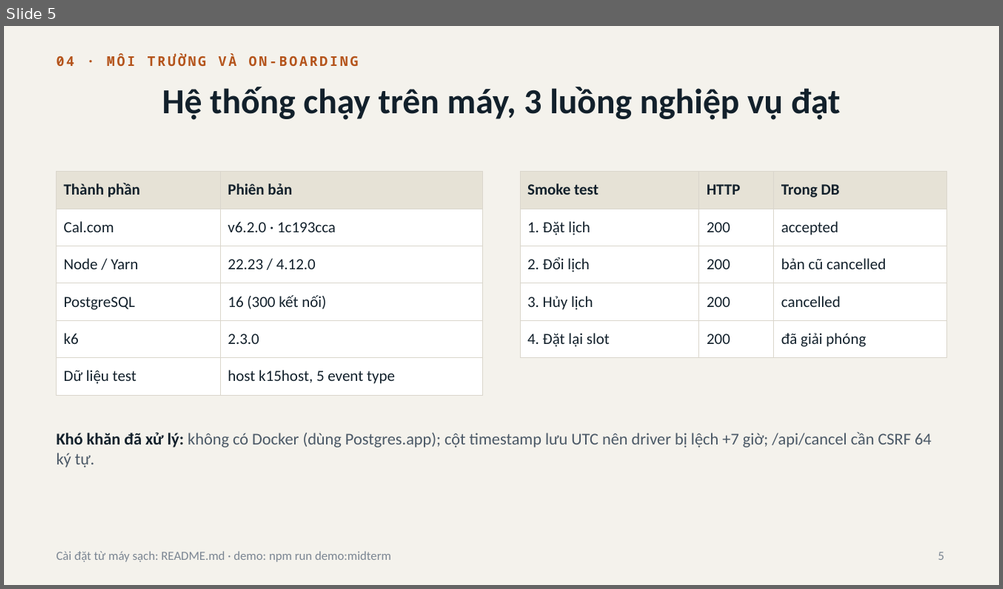
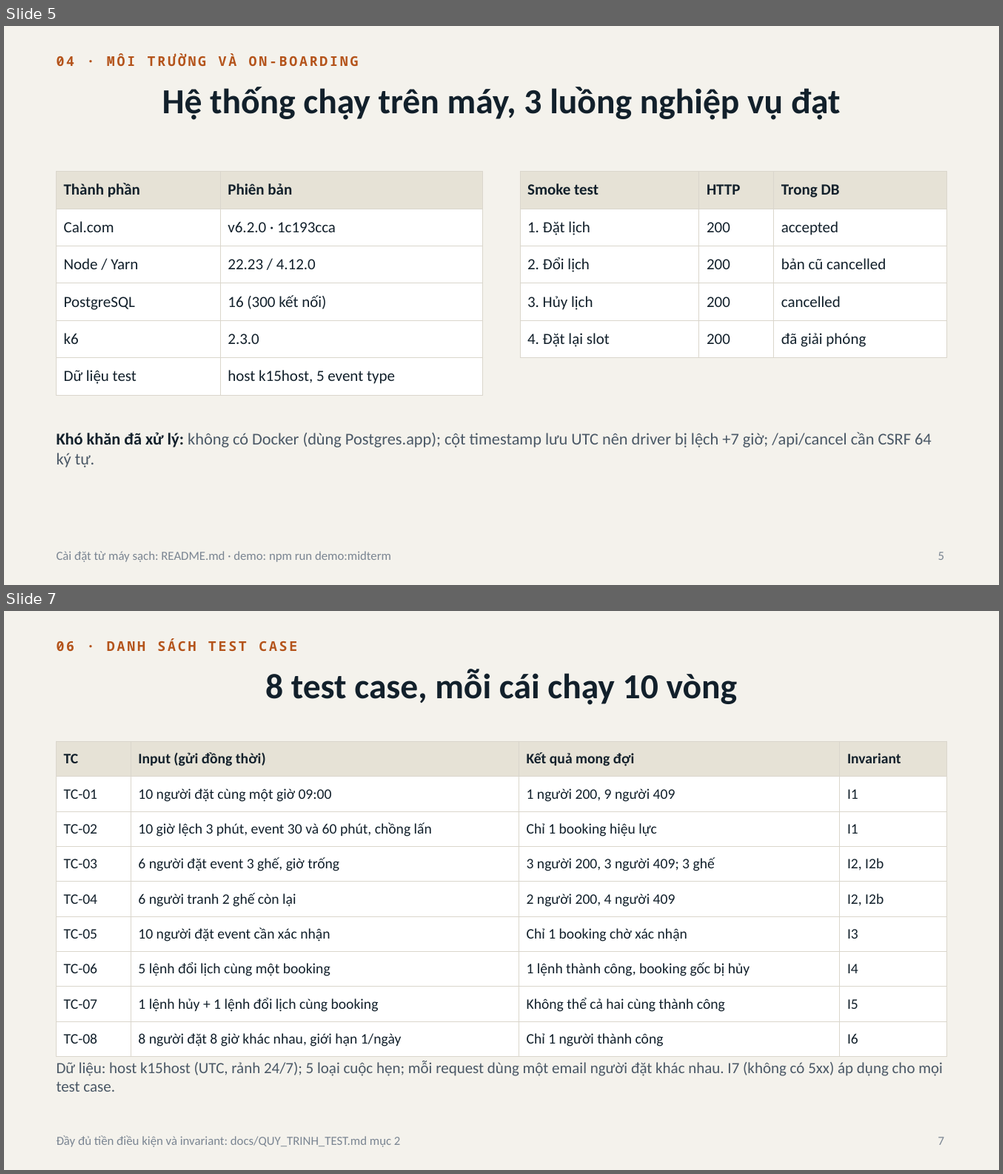
Before and after one commit to 2312741-sudo/kiem_thu_pm, a slide deck: docs/BAO_CAO_GIUA_KY_R05-K15.pptx. Shown one above the other, each under a label of ours: slide 5 before the commit, slides 5 and 7 after it; the slides between them are not shown. The pictures are 1003x589 and 1003x1174 pixels, drawn with LibreOffice and Linux fonts; fonts in the diff are those of the drawing. Boxes give left, top, right and bottom in pixels: in the first picture for what was removed or moved away, otherwise in the second. Text is boxed around its words. In the diff, an @@ line names an element or a change of style, - is before the commit and + after.

```diff
--- a/docs/BAO_CAO_GIUA_KY_R05-K15.pptx
+++ b/docs/BAO_CAO_GIUA_KY_R05-K15.pptx
@@ slide 7 added at [4, 611, 999, 1170], background #F4F2EC @@
@@ text added at [57, 638, 297, 651], 13 pt, text #B4531A, bold @@
+06 · DANH SÁCH TEST CASE
@@ title added at [265, 669, 737, 705], 34 pt, text #12202B, bold @@
+8 test case, mỗi cái chạy 10 vòng
@@ table added at [57, 741, 946, 1050], 9 rows, 4 columns @@
+TC | Input (gửi đồng thời) | Kết quả mong đợi | Invariant
+TC-01 | 10 người đặt cùng một giờ 09:00 | 1 người 200, 9 người 409 | I1
+TC-02 | 10 giờ lệch 3 phút, event 30 và 60 phút, chồng lấn | Chỉ 1 booking hiệu lực | I1
+TC-03 | 6 người đặt event 3 ghế, giờ trống | 3 người 200, 3 người 409; 3 ghế | I2, I2b
+TC-04 | 6 người tranh 2 ghế còn lại | 2 người 200, 4 người 409 | I2, I2b
+TC-05 | 10 người đặt event cần xác nhận | Chỉ 1 booking chờ xác nhận | I3
+TC-06 | 5 lệnh đổi lịch cùng một booking | 1 lệnh thành công, booking gốc bị hủy | I4
+TC-07 | 1 lệnh hủy + 1 lệnh đổi lịch cùng booking | Không thể cả hai cùng thành công | I5
+TC-08 | 8 người đặt 8 giờ khác nhau, giới hạn 1/ngày | Chỉ 1 người thành công | I6
@@ text added at [57, 1061, 942, 1092], 15 pt, text #4A5866 @@
+Dữ liệu: host k15host (UTC, rảnh 24/7); 5 loại cuộc hẹn; mỗi request dùng một email người đặt khác nhau. I7 (không có 5xx) áp dụng cho mọi test case.
@@ text added at [57, 1136, 400, 1147], 12 pt, text #7A8592 @@
+Đầy đủ tiền điều kiện và invariant: docs/QUY_TRINH_TEST.md mục 2
@@ page number added at [938, 1137, 944, 1145], 12 pt, text #7A8592 @@
+7
```
Also in this commit, not shown: 4 slides changed, 4 other slides added, 1 slide removed, 5 other files.
